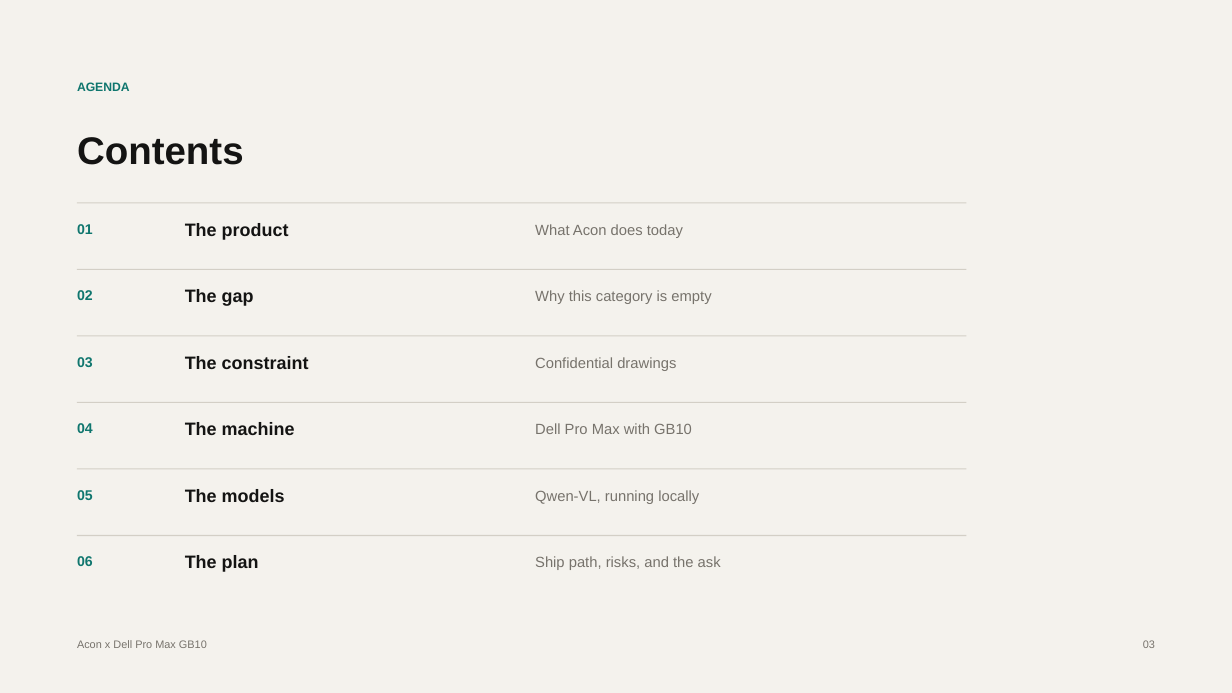
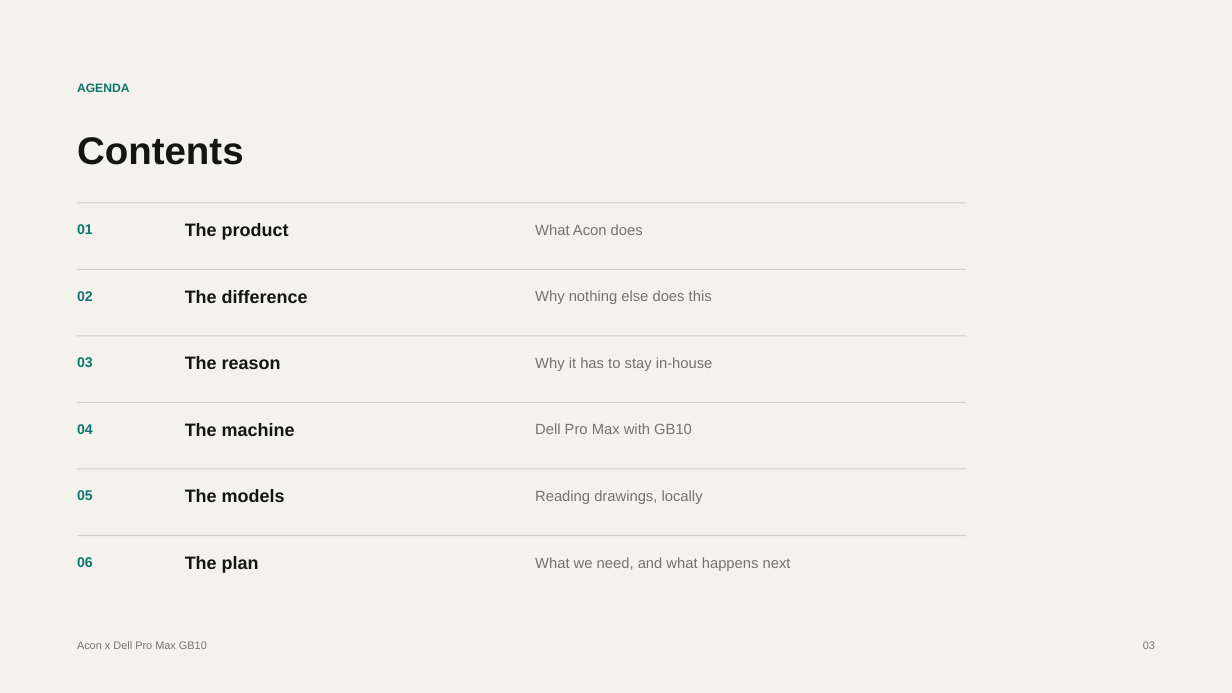
Before and after one commit to anishganapathi/A-con, a slide deck: slide 3 of docs/deck/acon-gb10-local-qwen-vl.pptx. Drawn at 1232x693 pixels with LibreOffice and Linux fonts; fonts in the diff are those of the drawing. Boxes give left, top, right and bottom in pixels: in the first picture for what was removed or moved away, otherwise in the second. Text is boxed around its words. In the diff, an @@ line names an element or a change of style, - is before the commit and + after.

```diff
--- a/docs/deck/acon-gb10-local-qwen-vl.pptx
+++ b/docs/deck/acon-gb10-local-qwen-vl.pptx
@@ text at [535, 224, 643, 235]: text changed @@
-What Acon does today
+What Acon does
@@ text at [185, 290, 308, 303]: text changed @@
-The gap
+The difference
@@ text at [535, 290, 712, 304]: text changed @@
-Why this category is empty
+Why nothing else does this
@@ text at [185, 356, 281, 369]: text changed @@
-The constraint
+The reason
@@ text at [535, 357, 713, 371]: text changed @@
-Confidential drawings
+Why it has to stay in-house
@@ text at [535, 490, 703, 504]: text changed @@
-Qwen-VL, running locally
+Reading drawings, locally
@@ text at [535, 557, 791, 571]: text changed @@
-Ship path, risks, and the ask
+What we need, and what happens next
```
Also in this commit, not shown: 16 other slides changed, 10 slides added, 8 slides removed, 20 other files.
